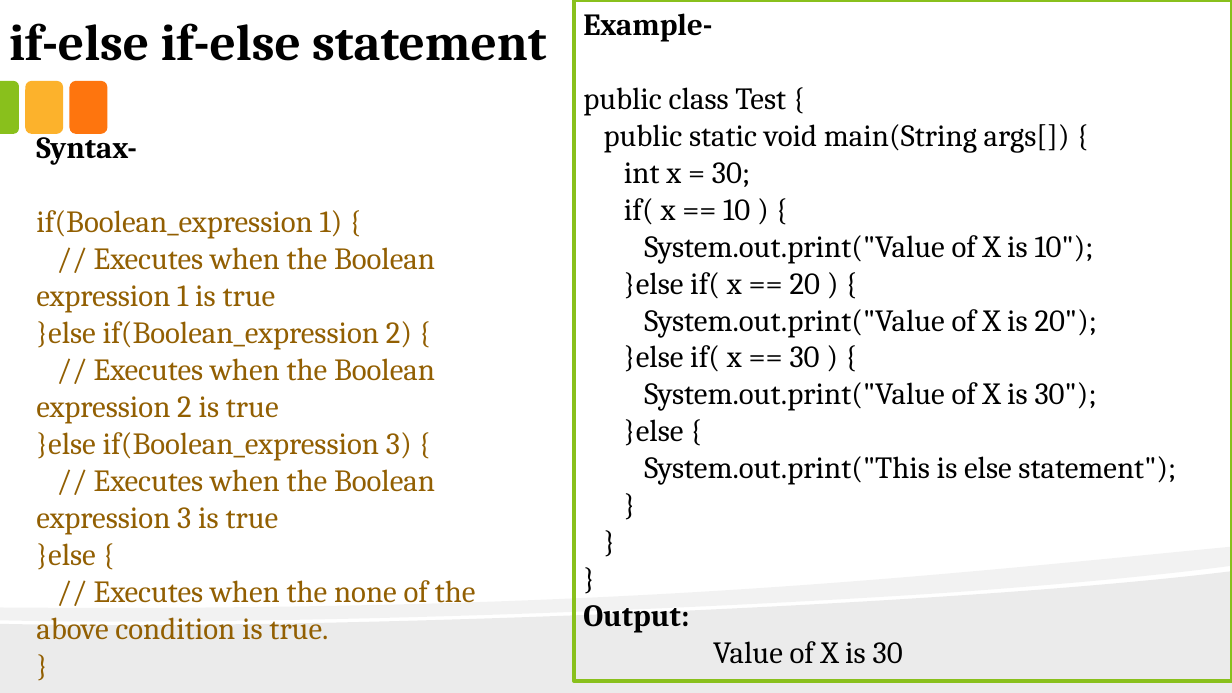
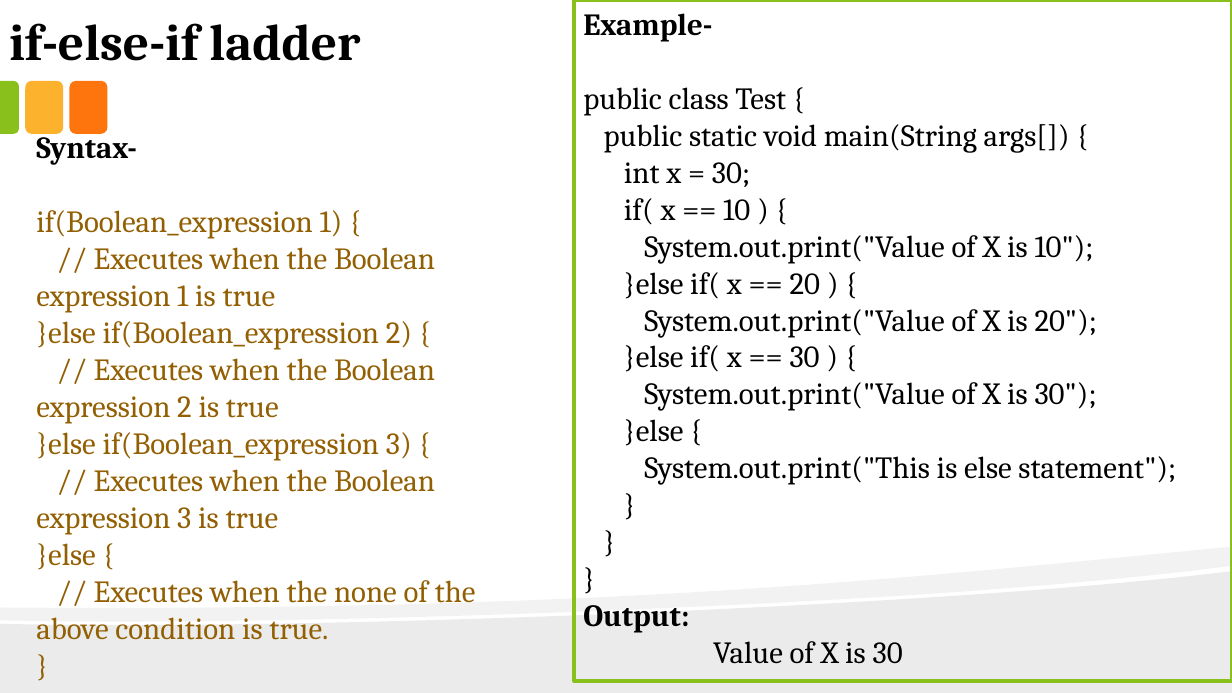
Before and after one commit to anirudhagaikwad/Java_Programming, a slide deck: slide 7 of Java_PPT/#5_ControlStatements.pptx (slide 6 before the commit). Drawn at 1232x693 pixels with LibreOffice and Linux fonts; fonts in the diff are those of the drawing. Boxes give left, top, right and bottom in pixels: in the first picture for what was removed or moved away, otherwise in the second. Text is boxed around its words. In the diff, an @@ line names an element or a change of style, - is before the commit and + after.

```diff
--- a/Java_PPT/#5_ControlStatements.pptx
+++ b/Java_PPT/#5_ControlStatements.pptx
@@ text at (x1=9, y1=23, x2=360, y2=61): text changed @@
-if-else if-else statement
+if-else-if ladder
```
Also in this commit, not shown: 20 other slides changed, 1 slide added, 12 other files.
